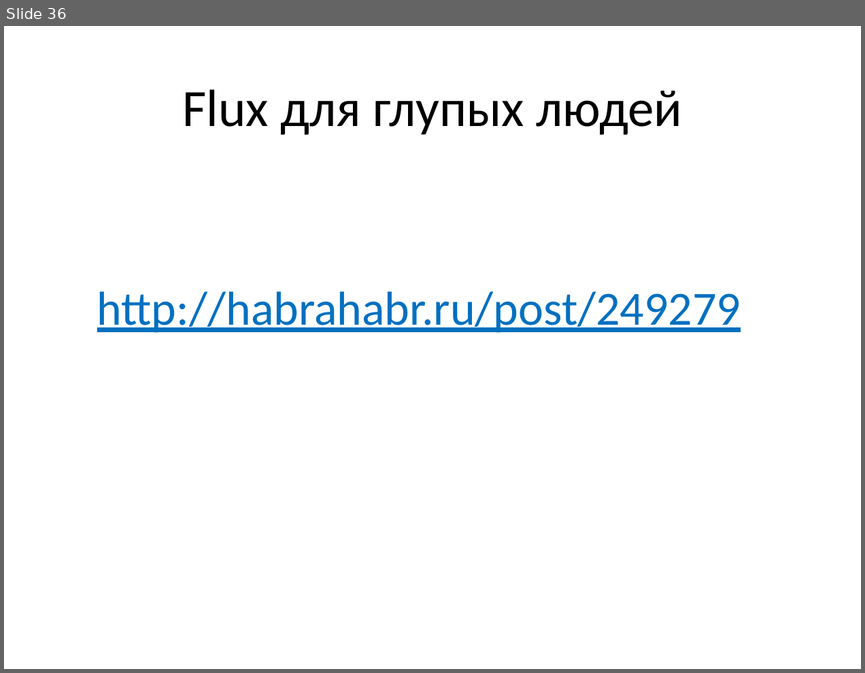
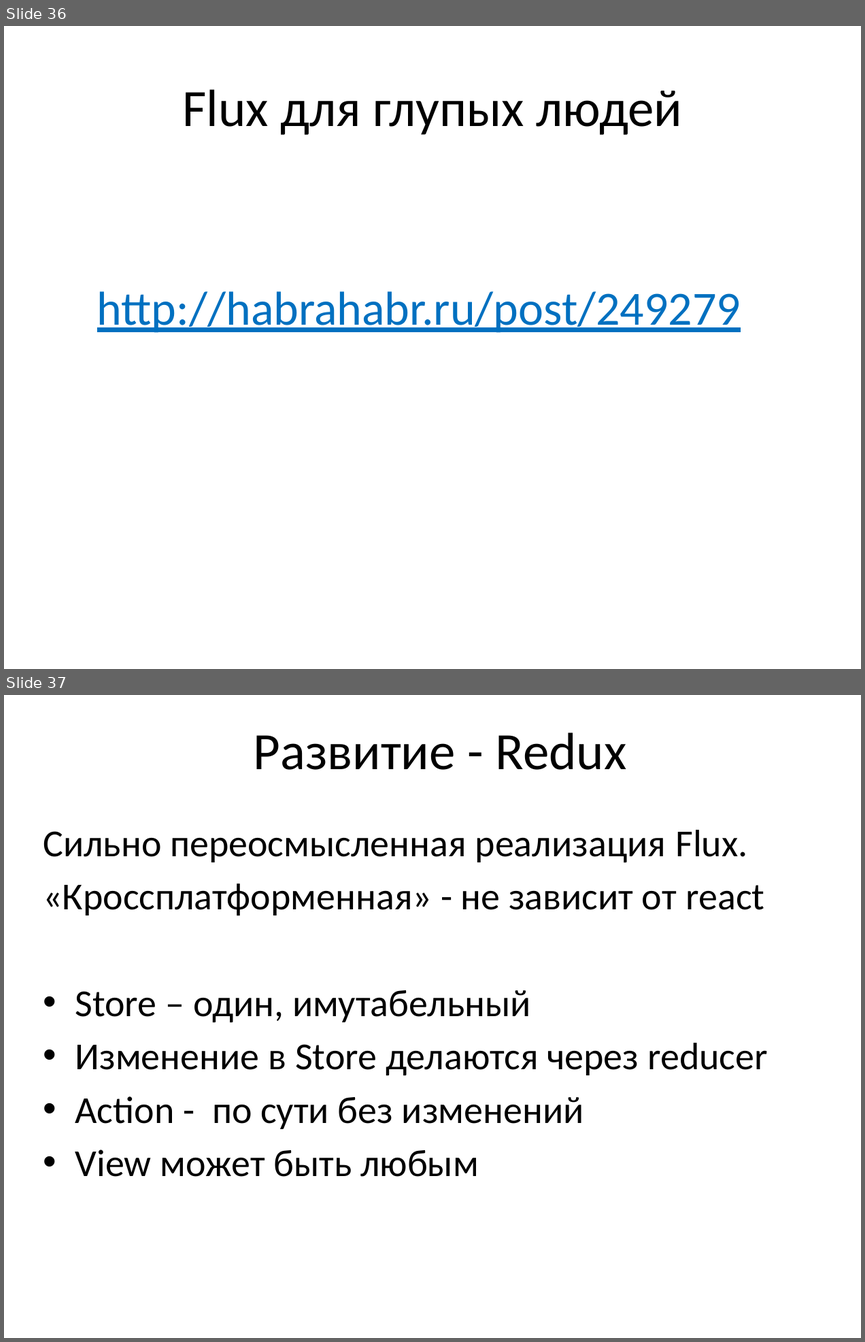
Before and after one commit to nickolaysm/flux_its_easy, a slide deck: pptx/Flux.pptx. Shown one above the other, each under a label of ours: slide 36 before the commit, slides 36 and 37 after it. The pictures are 865x673 and 865x1342 pixels, drawn with LibreOffice and Linux fonts; fonts in the diff are those of the drawing. Boxes give left, top, right and bottom in pixels: in the first picture for what was removed or moved away, otherwise in the second. Text is boxed around its words. In the diff, an @@ line names an element or a change of style, - is before the commit and + after.

Commit message:
Отредактированная pptx презентация по flux

```diff
--- a/pptx/Flux.pptx
+++ b/pptx/Flux.pptx
@@ slide 37 added at bbox=[4, 695, 861, 1338], background #FFFFFF @@
@@ title added at bbox=[254, 732, 627, 770], 44 pt, text #000000 @@
+Развитие - Redux
@@ text added at bbox=[43, 830, 768, 1176], 32 pt, text #000000 @@
+Сильно переосмысленная реализация Flux.
+«Кроссплатформенная» - не зависит от react
+• Store – один, имутабельный
+• Изменение в Store делаются через reducer
+• Action - по сути без изменений
+• View может быть любым
```
Also in this commit, not shown: 18 slides changed, 3 other slides added, 1 slide removed.
